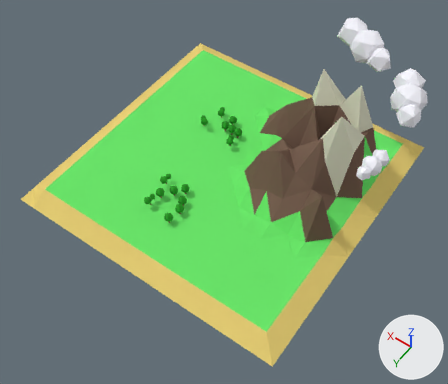
The Blender file Assets/Models/Tutorial_Mountains.blend as it was, and as the next commit left it.
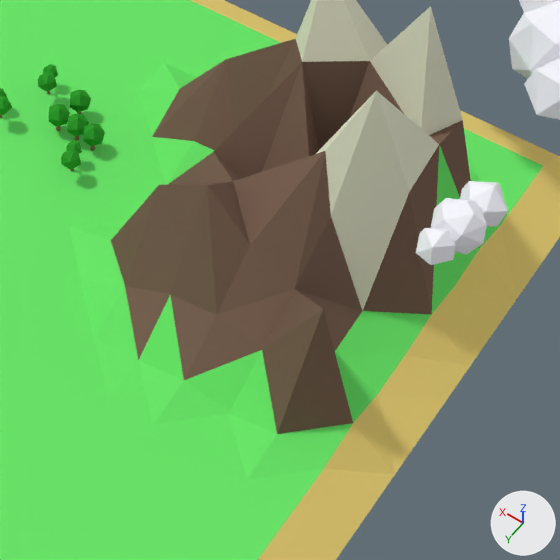
There are two pictures of each version: one whole from a 50 mm camera at (-7.88, 12.76, 18.06) aimed at (-0.01, 1.75, 0.76), one close up on the part from 46% to 91% of the width and 22% to 75% of the height. The axes (+X, +Y, +Z) are drawn at lower right. The lights are the same throughout.

In view in the first close-up: 'Cloud', 'Cloud.001', 'Mountain'.
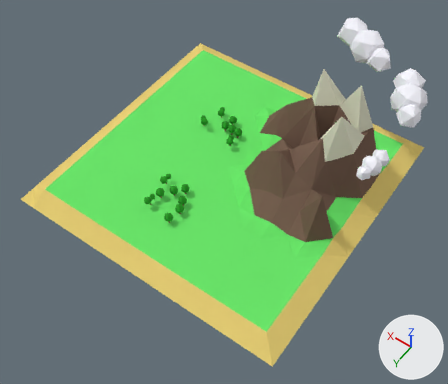
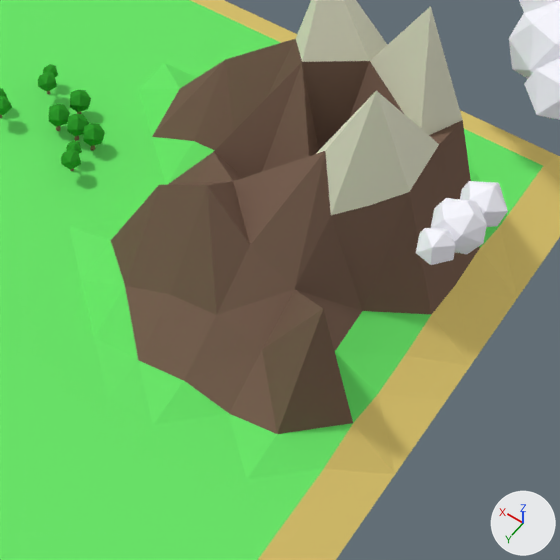
The change in detail:
me_plane_001 is used by ob_mountain; location (0.9, 0.13, 0.0); scale (4.85, 4.85, 4.85).
Verts and faces of me_plane_001; kept vertices keep their numbers, new ones are numbered from 289.
Before the commit, vertices of me_plane_001: 73 (-0.86, -0.29, 0.45) at pixel (409, 191), 193 (-0.86, -0.14, 0.1) at pixel (362, 310), 196 (-0.72, -0.29, 0.73) at pixel (376, 90), 281 (-0.72, -0.15, 0.39) at pixel (330, 215).
me_plane_001 had 289 vertices, 512 faces and spanned x -1.15..1.15, y -1.15..1.15, z -0.08..0.83.
me_plane_001 now has 290 vertices, 514 faces and spans x -1.15..1.15, y -1.15..1.15, z -0.08..0.83.
Part 1, on me_plane_001:
Faces deleted: (193, 196, 281), (73, 196, 193).
New vertex 289 is at (-0.79, -0.22, 0.42), pixel (369, 205).
New faces: (196, 281, 289), (73, 196, 289) (mat_snow (white #e7e7ce)).
New faces: (73, 289, 193), (193, 289, 281) (mat_rocks (brown #7a6254)).
me_plane_001 part 2: 5 faces spanning x -1.01..-0.43, y -0.58..0.29, z 0.01..0.5 switch from mat_grass (green #6be76b) to mat_rocks (brown #7a6254).

What differs and where, as boxes [x1, y1, x2, y2] in the close-ups (560 x 560 px):
part 1 of me_plane_001, built on: [331, 91, 409, 311] in both
part 2 of me_plane_001, recoloured (green to brown): [139, 145, 480, 434] in both
